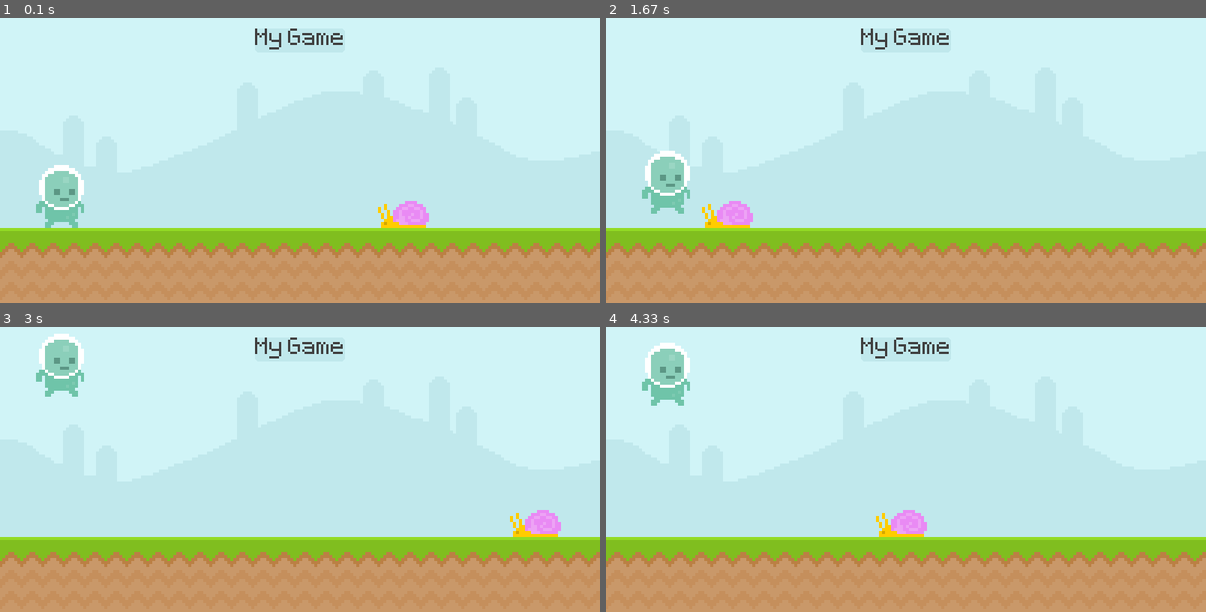
Above: before the commit, frames 1-4 (two rows, left to right).
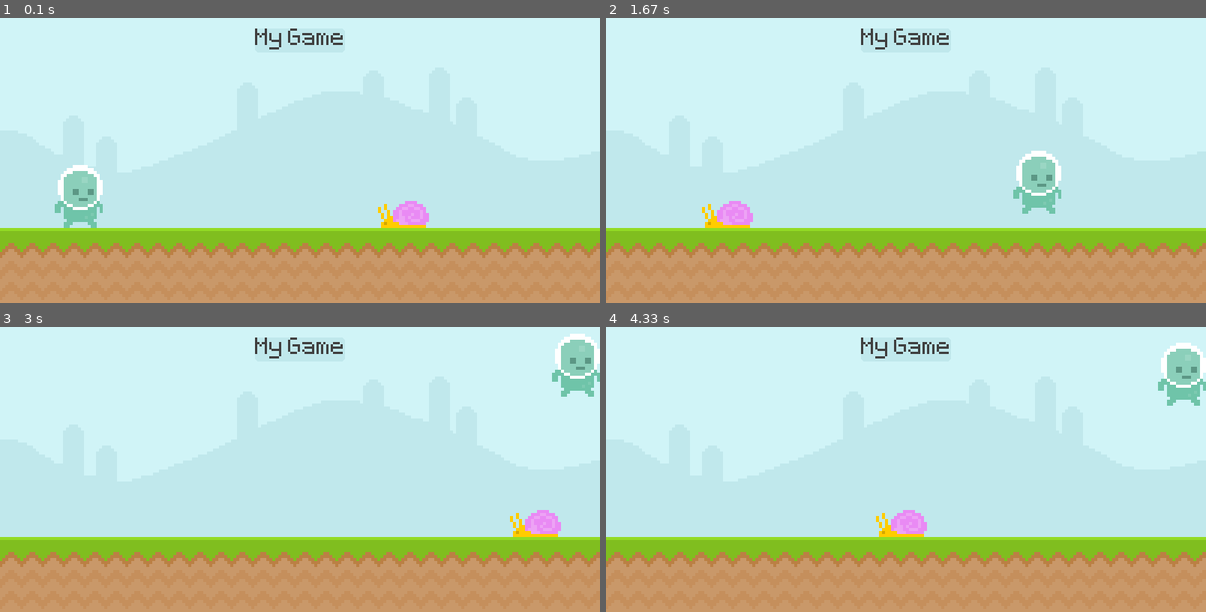
Above: after the commit, the same moments.

Repository: v343990/pyGame-Runner
Game: pygame game, started from Runner.py
Two runs of this game, one before a commit and one after it. Both use one fixed random seed, a clock stepped at 60 frames per second and the inputs below.
Inputs:
- Up to frame 1 (0.1 s): no input
- Up to frame 2 (1.67 s): tap Space at 0.33, 0.73, 1.03, 1.57 s
- Up to frame 3 (3 s): tap Space at 1.87, 2.63 s
- Up to frame 4 (4.33 s): tap Space at 3.4, 3.8, 4.1 s

The runs differ from the first frame. In frame 1, 1.6% of the frame differs, in the area x 6-18%, y 51-74%; in frame 2, 2.6%, in the area x 6-76%, y 46-69%; in frame 3, 2.6%; in frame 4, 2.6%.

Commit message:
Update Runner.py

Diff:
--- a/Runner.py
+++ b/Runner.py
@@ -34,13 +34,18 @@
             pygame.quit() # Quit the screen
             exit()
 
-        if event.type == pygame.KEYDOWN:
+        keys = pygame.key.get_pressed()
+        if keys[pygame.K_SPACE] and player_rect.bottom >= 300:
+            player_gravity = -20
+
+        ''' if event.type == pygame.KEYDOWN:
             if event.key == pygame.K_SPACE and player_rect.bottom >= 300:
-                player_gravity = -20
+                player_gravity = -20 '''
 
         if event.type == pygame.MOUSEBUTTONDOWN: # when the mouse moves
             if player_rect.collidepoint(event.pos) and player_rect.bottom >= 300: # see if mouse collides with player rect
                 player_gravity = -20
+
 
     screen.blit(sky_surface,(0,0)) # add one surface to annother
     screen.blit(ground_surface,(0,300)) # add the ground
@@ -58,6 +63,11 @@
     if player_rect.bottom >= 300:
         player_rect.bottom = 300
     screen.blit(player_surf,player_rect) # apply rectangle to the screen
+    player_rect.x += 5
+    if player_rect.right >= 800:
+        player_rect.right = 800
+    elif player_rect.left <= 0:
+        player_rect.left = 0
 
     ''' keys = pygame.key.get_pressed()
     if keys[pygame.K_SPACE]:
